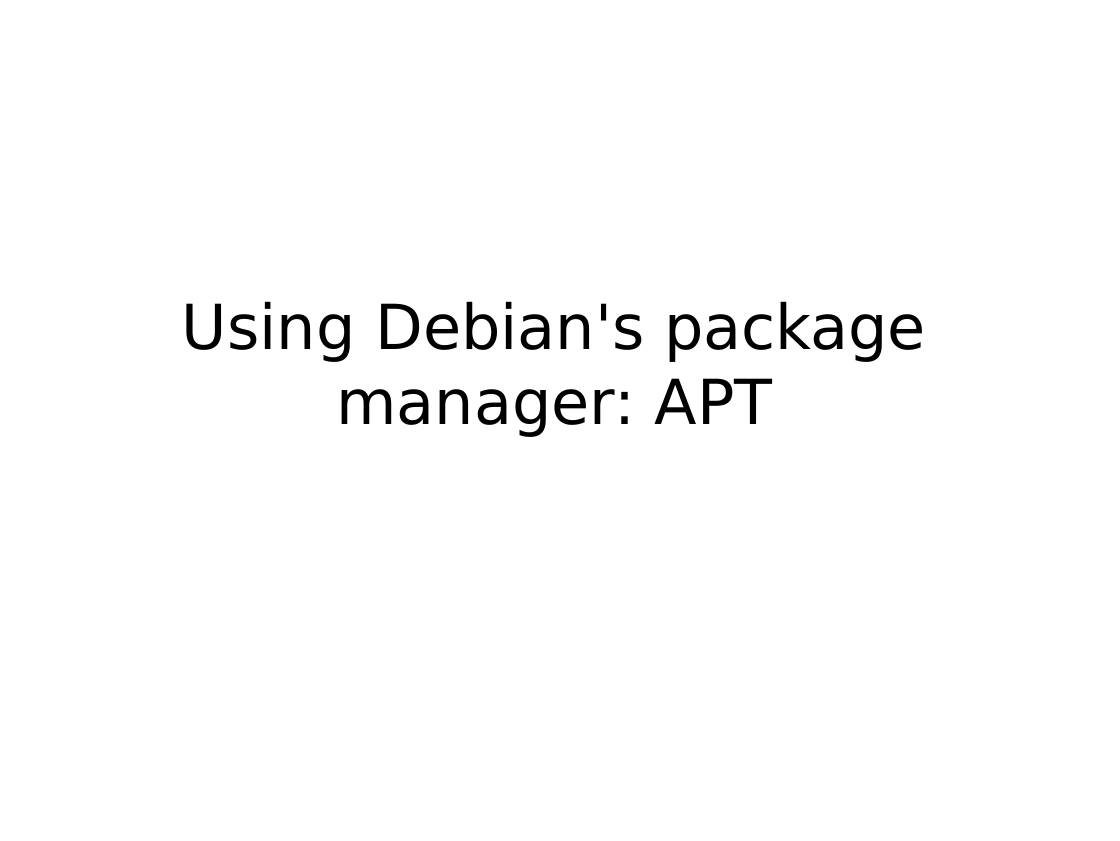
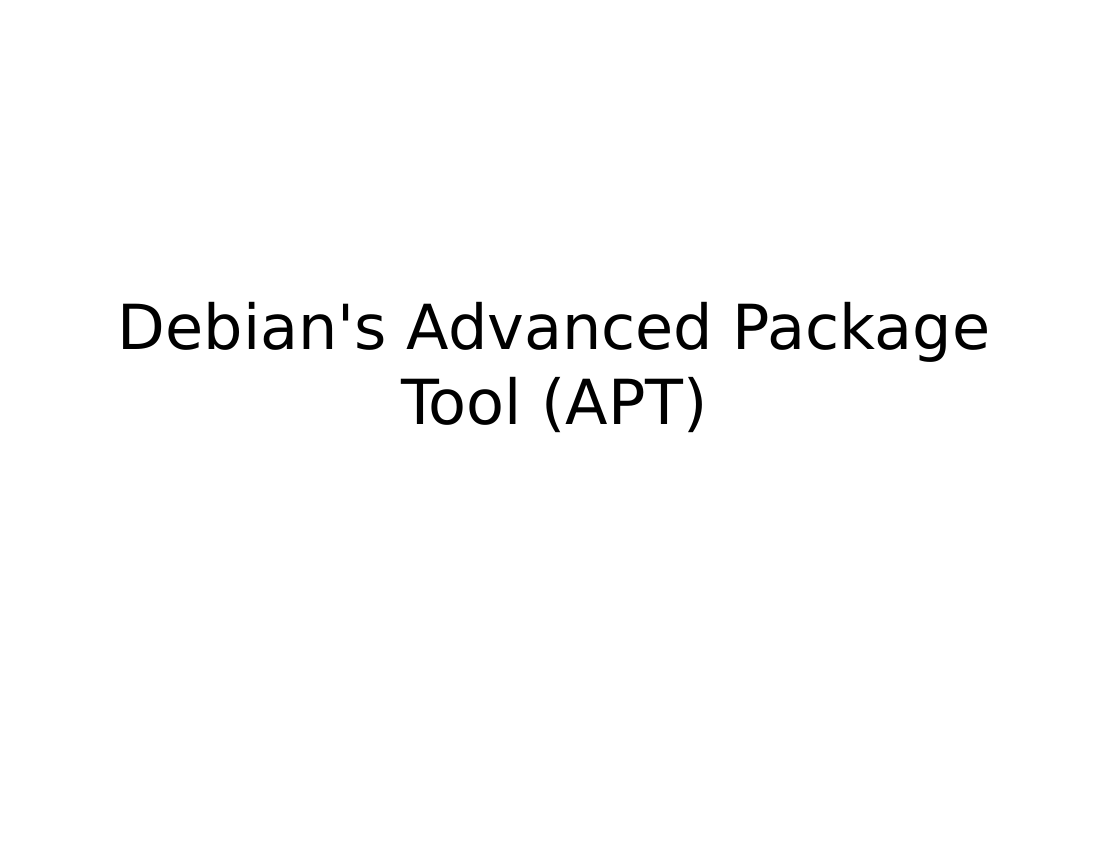
Before and after one commit to mkohler/embedded_python_presentation, a slide deck: slide 22 of embedded_python.odp. Drawn at 1120x841 pixels with LibreOffice and Linux fonts; fonts in the diff are those of the drawing. Boxes give left, top, right and bottom in pixels: in the first picture for what was removed or moved away, otherwise in the second. Text is boxed around its words. In the diff, an @@ line names an element or a change of style, - is before the commit and + after.

Commit message:
added APT slide.

```diff
--- a/embedded_python.odp
+++ b/embedded_python.odp
@@ title at (x1=118, y1=301, x2=990, y2=433): text changed @@
-Using Debian's package manager: APT
+Debian's Advanced Package Tool (APT)
```
Also in this commit, not shown: 1 slide added.
